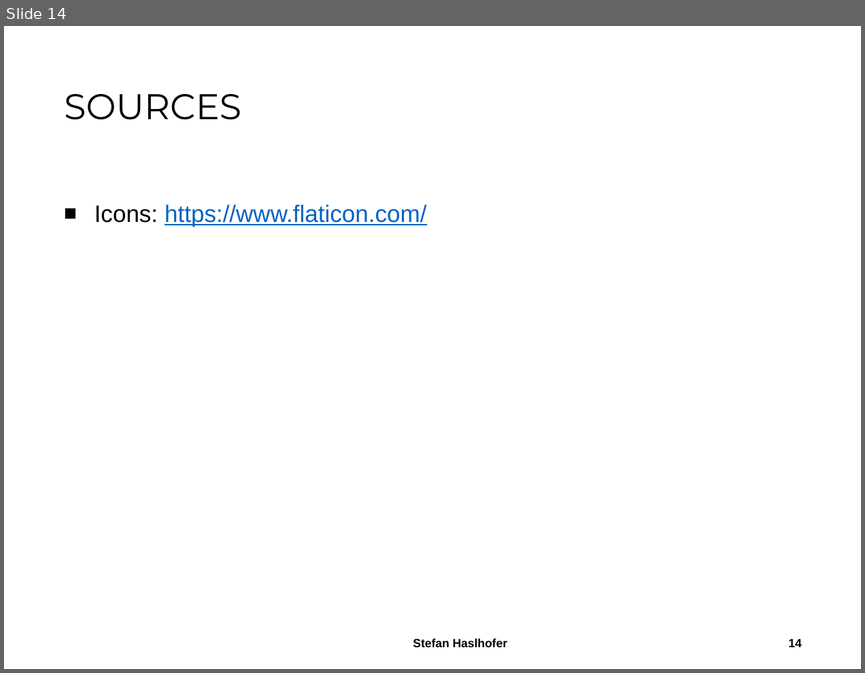
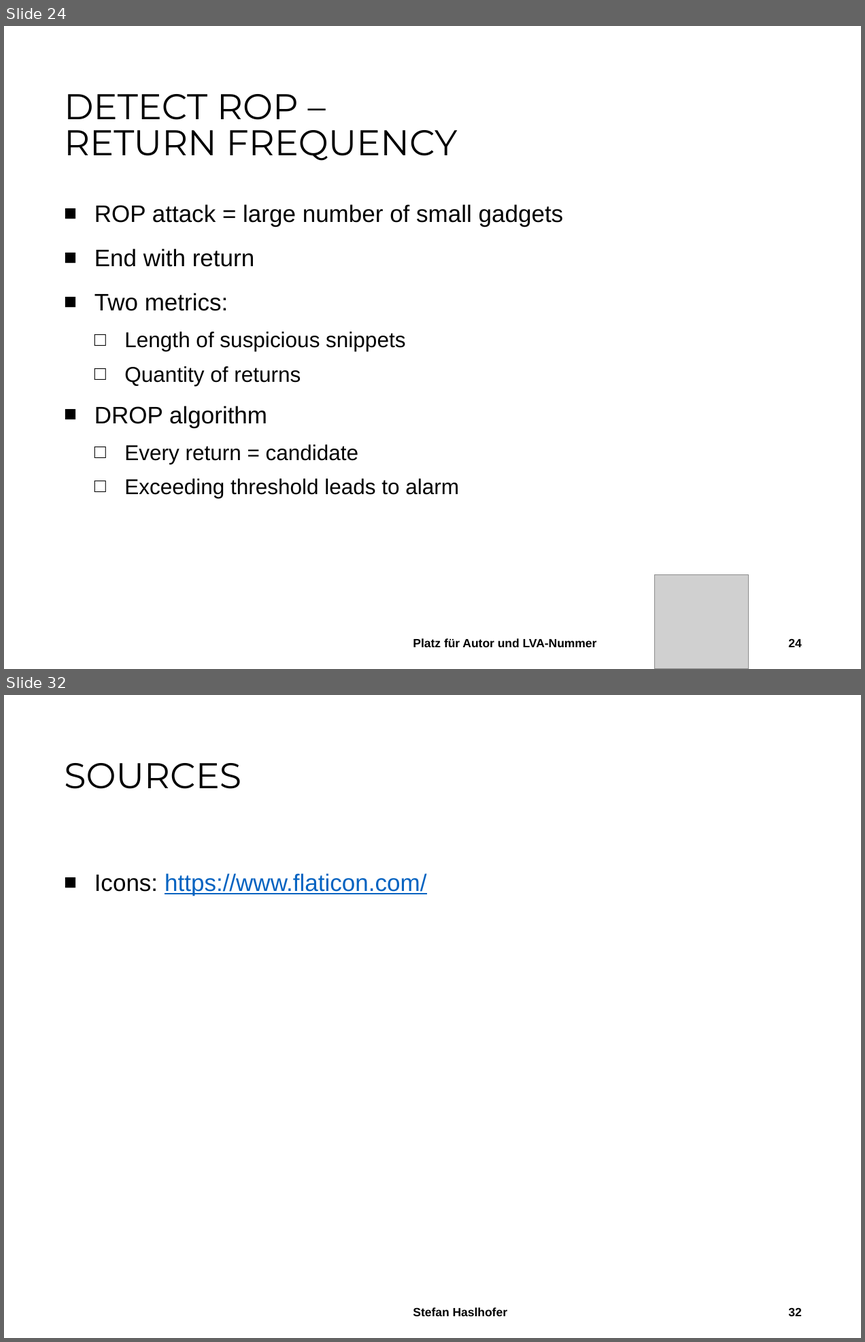
Before and after one commit to StefanHaslhofer/Seminar_Networks_and_Security, a slide deck: ROP.pptx. Shown one above the other, each under a label of ours: slide 14 before the commit, slides 24 and 32 after it; the slides between them are not shown. The pictures are 865x673 and 865x1342 pixels, drawn with LibreOffice and Linux fonts; fonts in the diff are those of the drawing; grey boxes stand for pictures; background and template pictures are left out. Boxes give left, top, right and bottom in pixels: in the first picture for what was removed or moved away, otherwise in the second. Text is boxed around its words. In the diff, an @@ line names an element or a change of style, - is before the commit and + after.

```diff
--- a/ROP.pptx
+++ b/ROP.pptx
@@ slide 24 added at (4, 26, 861, 669), background #FFFFFF @@
@@ title added at (64, 94, 458, 161), 30 pt, text #000000 @@
+DETECT ROP –
+RETURN FREQUENCY
@@ text added at (94, 204, 564, 498), 18 pt, text #000000 @@
+■ ROP attack = large number of small gadgets
+■ End with return
+■ Two metrics:
+  □ Length of suspicious snippets
+  □ Quantity of returns
+■ DROP algorithm
+  □ Every return = candidate
+  □ Exceeding threshold leads to alarm
@@ picture added at (654, 574, 749, 669) @@
@@ text added at (413, 638, 597, 647), 10 pt, text #000000, bold @@
+Platz für Autor und LVA-Nummer
@@ page number added at (788, 639, 801, 647), 10 pt, text #000000, bold @@
+24
@@ what was slide 14 is now slide 32 @@
@@ page number at (788, 1308, 801, 1316): text changed @@
-14
+32
```
Also in this commit, not shown: 4 slides changed, 17 other slides added.
